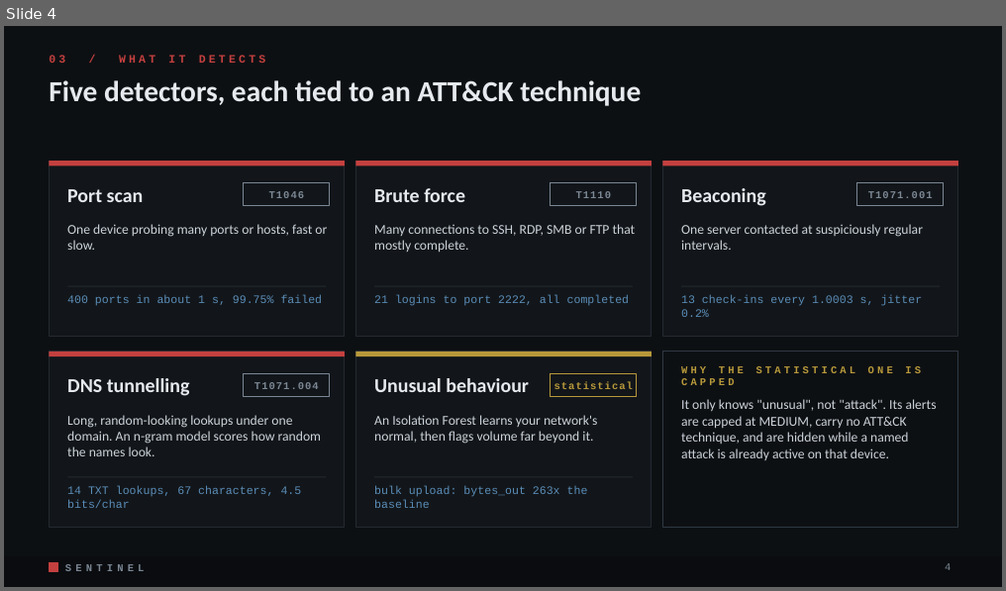
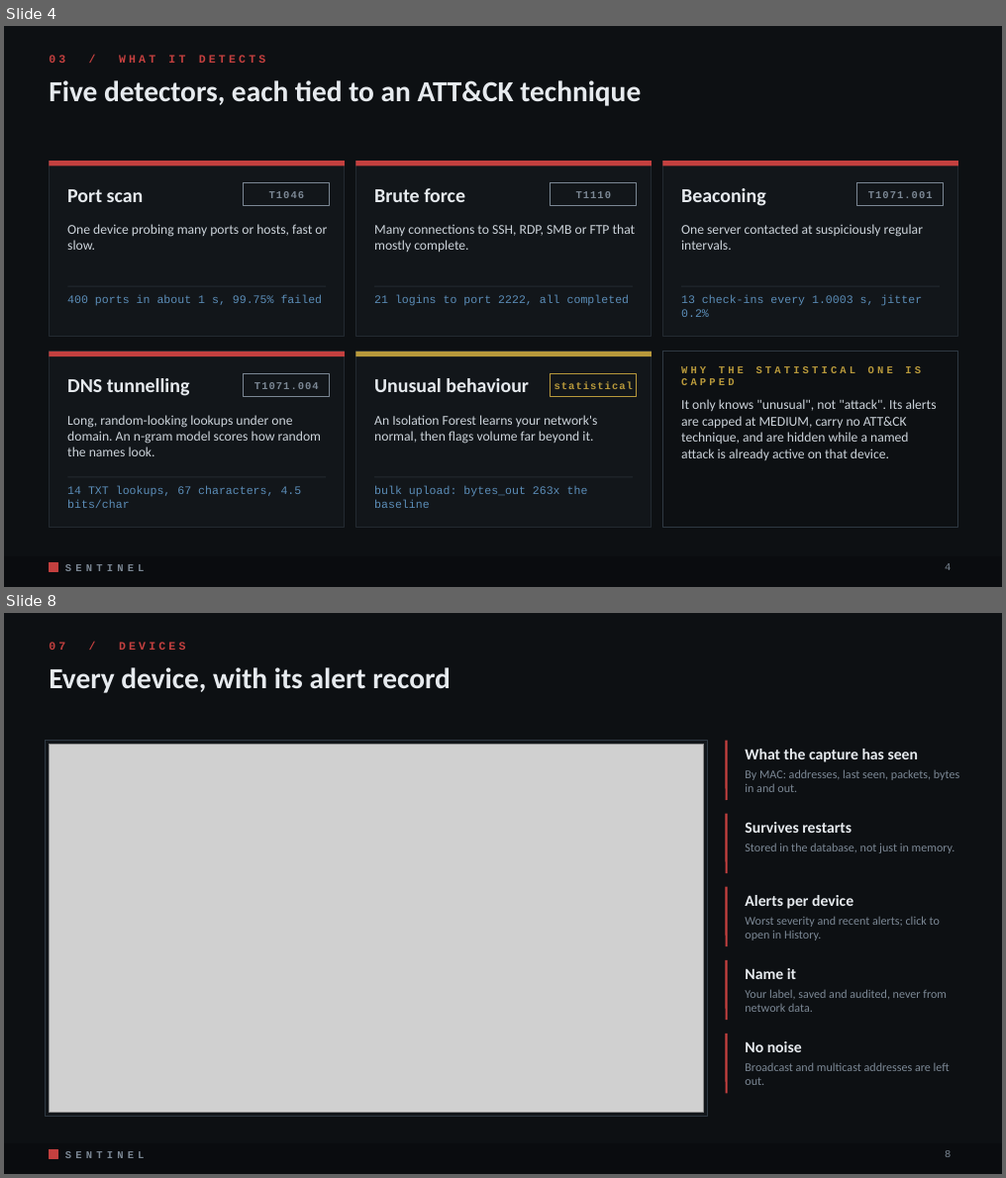
Before and after one commit to MRX-72/Hackt0b3r, a slide deck: docs/pitch/Sentinel_Pitch.pptx. Shown one above the other, each under a label of ours: slide 4 before the commit, slides 4 and 8 after it; the slides between them are not shown. The pictures are 1006x591 and 1006x1178 pixels, drawn with LibreOffice and Linux fonts; fonts in the diff are those of the drawing; grey boxes stand for pictures. Boxes give left, top, right and bottom in pixels: in the first picture for what was removed or moved away, otherwise in the second. Text is boxed around its words. In the diff, an @@ line names an element or a change of style, - is before the commit and + after.

Commit message:
Pitch deck: 19 slides with new console screenshots (notifications, devices, health), updated numbers, PDF export

```diff
--- a/docs/pitch/Sentinel_Pitch.pptx
+++ b/docs/pitch/Sentinel_Pitch.pptx
@@ slide 8 added at (4,613,1002,1174), background #0D1013; not listed: 3 template elements that a slide beside it also shows @@
@@ text added at (49,642,186,650), 11 pt, text #C4403F, bold @@
+07 / DEVICES
@@ title added at (49,667,450,693), 28 pt, text #E6EAEE, bold @@
+Every device, with its alert record
@@ rectangle added at (46,741,708,1116), fill #12161A, outline #2F3943 1 pt @@
@@ picture added at (49,744,704,1112) @@
@@ line added from (727, 741) to (727, 800), #C4403F 2 pt @@
@@ text added at (745,749,919,762), 15 pt, text #E6EAEE, bold @@
+What the capture has seen
@@ text added at (745,769,960,792), 11.5 pt, text #7B8794 @@
+By MAC: addresses, last seen, packets, bytes in and out.
@@ line added from (727, 814) to (727, 873), #C4403F 2 pt @@
@@ text added at (745,822,851,833), 15 pt, text #E6EAEE, bold @@
+Survives restarts
@@ text added at (745,843,955,854), 11.5 pt, text #7B8794 @@
+Stored in the database, not just in memory.
@@ line added from (727, 887) to (727, 947), #C4403F 2 pt @@
@@ text added at (745,895,853,909), 15 pt, text #E6EAEE, bold @@
+Alerts per device
@@ text added at (745,916,940,941), 11.5 pt, text #7B8794 @@
+Worst severity and recent alerts; click to open in History.
@@ line added from (727, 960) to (727, 1020), #C4403F 2 pt @@
@@ text added at (745,968,796,979), 15 pt, text #E6EAEE, bold @@
+Name it
@@ text added at (745,989,946,1012), 11.5 pt, text #7B8794 @@
+Your label, saved and audited, never from network data.
@@ line added from (727, 1034) to (727, 1093), #C4403F 2 pt @@
@@ text added at (745,1042,802,1053), 15 pt, text #E6EAEE, bold @@
+No noise
@@ text added at (745,1063,949,1085), 11.5 pt, text #7B8794 @@
+Broadcast and multicast addresses are left out.
@@ page number added at (944,1151,950,1157), 10 pt, text #7B8794 @@
+8
```
Also in this commit, not shown: 11 slides changed, 2 other slides added, 8 other files.
